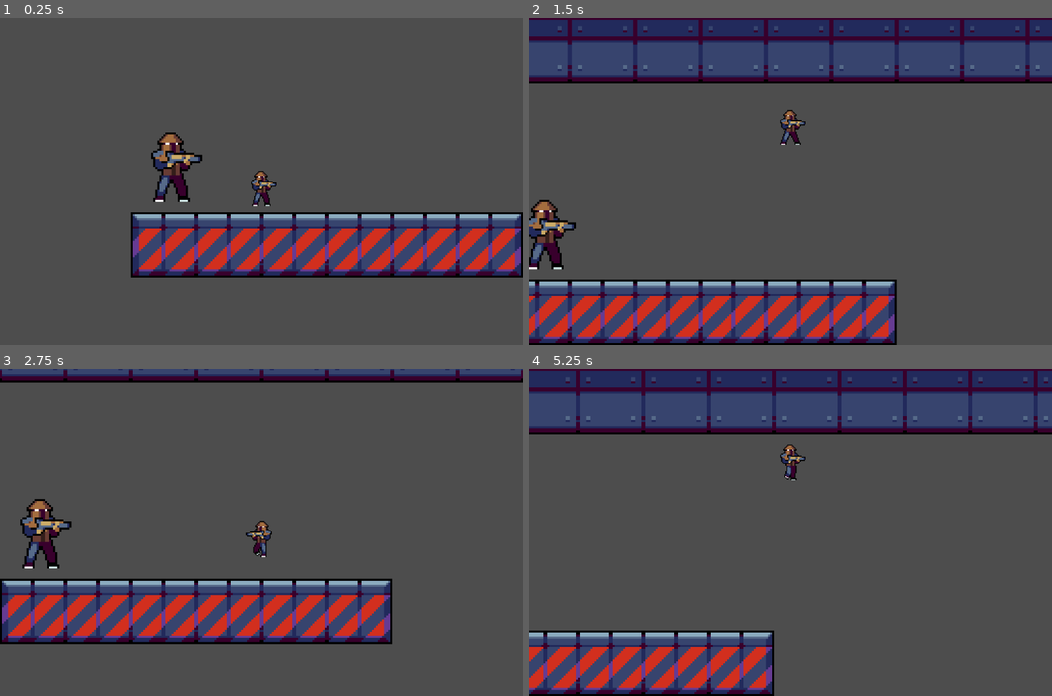
Above: before the commit, frames 1-4 (two rows, left to right).
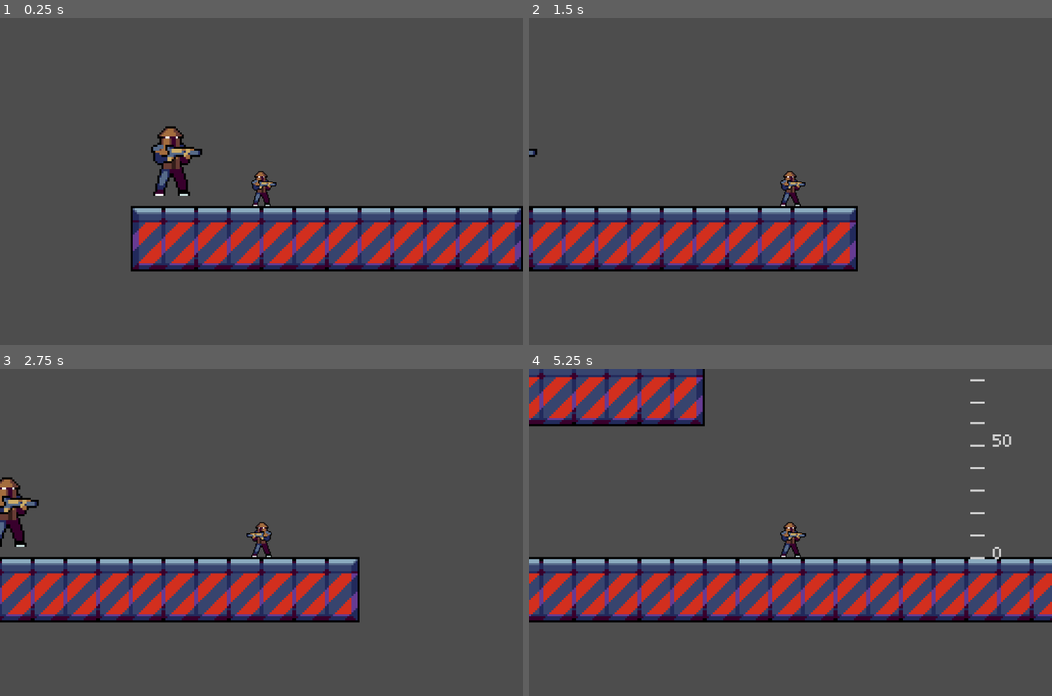
Above: after the commit, the same moments.

Repository: linkinmjs/escape-from-hideout
Game: Godot game, scene res://scenes/levels/level01.tscn
Same seed, same stepped clock (60 frames per second), same inputs: the game is played once before the commit and once after it.
Inputs:
- Up to frame 1 (0.25 s): no input
- Up to frame 2 (1.5 s): hold Space (ui_jump) 0.53-1.28 s; hold Right (ui_right) from 0.53 s (still down); tap Space (ui_jump) at 1.35 s
- Up to frame 3 (2.75 s): tap Space (ui_jump) at 1.52, 1.82 s; release Right (ui_right) at 2.03 s; hold Left (ui_left) from 2.03 s (still down); hold Space (ui_jump) from 2.03 s (still down)
- Up to frame 4 (5.25 s): release Left (ui_left) at 2.78 s; release Space (ui_jump) at 2.78 s; hold Right (ui_right) 2.78-4.28 s; tap Space (ui_jump) at 2.85, 3.02, 3.32, 4.35, 4.52, 4.82 s; hold Space (ui_jump) 3.53-4.28 s; hold Left (ui_left) 4.28-5.03 s; hold Right (ui_right) from 5.03 s (still down); hold Space (ui_jump) from 5.03 s (still down)

The runs differ from the first frame. In frame 1, 12% of the frame differs, in the area x 25-100%, y 33-80%; in frame 2, 47%; in frame 3, 24%; in frame 4, 49%, in the area x 0-100%, y 0-100%.

Commit message:
Making a better jump

Diff:
--- a/scenes/levels/level01.tscn
+++ b/scenes/levels/level01.tscn
@@ -1,8 +1,9 @@
-[gd_scene load_steps=6 format=4 uid="uid://wdqnj008pue1"]
+[gd_scene load_steps=7 format=4 uid="uid://wdqnj008pue1"]
 
 [ext_resource type="Texture2D" uid="uid://b5qdvhlp6pm18" path="res://assets/tilesets/industrial-zone.png" id="1_3n7h2"]
 [ext_resource type="PackedScene" uid="uid://dk38r8s51101l" path="res://scenes/player.tscn" id="3_g0jr5"]
 [ext_resource type="PackedScene" uid="uid://cbcuiyo5p08hy" path="res://scenes/bot01.tscn" id="3_i4uh8"]
+[ext_resource type="Texture2D" uid="uid://clejyqanuotfr" path="res://assets/measuring_background.png" id="4_i4uh8"]
 
 [sub_resource type="TileSetAtlasSource" id="TileSetAtlasSource_msin7"]
 texture = ExtResource("1_3n7h2")
@@ -294,3 +295,7 @@
 
 [node name="Bot01" parent="." instance=ExtResource("3_i4uh8")]
 position = Vector2(84, 67)
+
+[node name="MeasuringBackground" type="Sprite2D" parent="."]
+position = Vector2(390, 81)
+texture = ExtResource("4_i4uh8")
--- a/scenes/player.tscn
+++ b/scenes/player.tscn
@@ -20,10 +20,6 @@
 [sub_resource type="AtlasTexture" id="AtlasTexture_qlg0r"]
 atlas = ExtResource("1_3vyb7")
 region = Rect2(144, 0, 48, 48)
-
-[sub_resource type="AtlasTexture" id="AtlasTexture_tuyoq"]
-atlas = ExtResource("5_fjrip")
-region = Rect2(48, 0, 48, 48)
 
 [sub_resource type="AtlasTexture" id="AtlasTexture_fjrip"]
 atlas = ExtResource("5_fjrip")
@@ -74,14 +70,11 @@
 }, {
 "frames": [{
 "duration": 1.0,
-"texture": SubResource("AtlasTexture_tuyoq")
-}, {
-"duration": 1.0,
 "texture": SubResource("AtlasTexture_fjrip")
 }],
 "loop": false,
 "name": &"jump",
-"speed": 6.0
+"speed": 1.0
 }, {
 "frames": [{
 "duration": 1.0,
@@ -113,10 +106,14 @@
 [node name="Player" type="CharacterBody2D"]
 scale = Vector2(0.5, 0.5)
 script = ExtResource("1_g2els")
+move_speed = 100
+jump_height = 50.0
+jump_time_to_peak = 0.4
+jump_time_to_descent = 0.4
 
 [node name="PlayerSprite" type="AnimatedSprite2D" parent="."]
 sprite_frames = SubResource("SpriteFrames_f1ej7")
-animation = &"idle"
+animation = &"jump"
 offset = Vector2(9, 0)
 
 [node name="PlayerCollision" type="CollisionShape2D" parent="."]
--- a/scripts/player.gd
+++ b/scripts/player.gd
@@ -1,49 +1,52 @@
 extends CharacterBody2D
 
+@export var move_speed = 200
+
+@export var jump_height: float
+@export var jump_time_to_peak: float
+@export var jump_time_to_descent: float
+
+@onready var jump_velocity: float = ((2.0 * jump_height) / jump_time_to_peak) * -1
+@onready var jump_gravity: float = ((-2.0 * jump_height) / (jump_time_to_peak * jump_time_to_peak)) * -1
+@onready var fall_gravity: float = ((-2.0 * jump_height) / (jump_time_to_descent * jump_time_to_descent)) * -1
 @onready var player = $PlayerSprite
-
-const SPEED = 80
-const GRAVITY = 5
-const JUMP_POWER = -1800
-const FLOOR = Vector2(0,-1)
-
-var acceleration = 0.1
 
 func _ready() -> void:
 	add_to_group("player")
 
-func _physics_process(delta: float) -> void:
+func _physics_process(delta):
 	if GameManager.is_dead == false:
+		velocity.y += get_player_gravity() * delta
+		velocity.x = get_input_velocity() * move_speed
 
-		if Input.is_action_pressed("ui_right"):
-			velocity.x = SPEED
-			player.scale.x = 1
-			player.play("walk")
-		elif Input.is_action_pressed("ui_left"):
-			velocity.x = -SPEED
-			player.scale.x = -1
-			player.play("walk")
-		else:
-			velocity.x = 0
-			player.play("idle")
+		if Input.is_action_just_pressed("ui_jump") and is_on_floor():
+			jump()
 
-		if Input.is_action_just_pressed("ui_jump"):
-			velocity.y = JUMP_POWER * acceleration
-			acceleration = acceleration + 0.1
-			player.play("jump")
-			#$sounds/burnSound.play()
-		else:
-			acceleration = 0.1
+		update_animation()
+		move_and_slide()
 
-		velocity.y += GRAVITY
-		set_velocity(velocity)
-		set_up_direction(FLOOR)
-		move_and_slide()
-		checkcollision()
+func get_player_gravity() -> float:
+	return jump_gravity if velocity.y < 0.0 else fall_gravity
 
-func checkcollision()-> void:
-	for i in get_slide_collision_count():
-		var collision = get_slide_collision(i)
-		if collision.get_collider() is TileMapLayer:
-			if collision.get_collider().get("name")=="deadzone":
-				GameManager.is_dead == true
+func jump():
+	velocity.y = jump_velocity
+
+func get_input_velocity() -> float:
+	var horizontal := 0.0
+
+	if Input.is_action_pressed("ui_left"):
+		horizontal -= 1.0
+		player.scale.x = -1
+	elif Input.is_action_pressed("ui_right"):
+		horizontal += 1.0
+		player.scale.x = 1
+
+	return horizontal
+
+func update_animation():
+	if not is_on_floor():
+		player.play("jump")
+	elif velocity.x != 0:
+		player.play("walk")
+	else:
+		player.play("idle")
Binary file added: assets/measuring_background.png
Not shown, added: assets/measuring_background.png.import
Not shown: 1 places in scenes/player.tscn that only renumber resources
